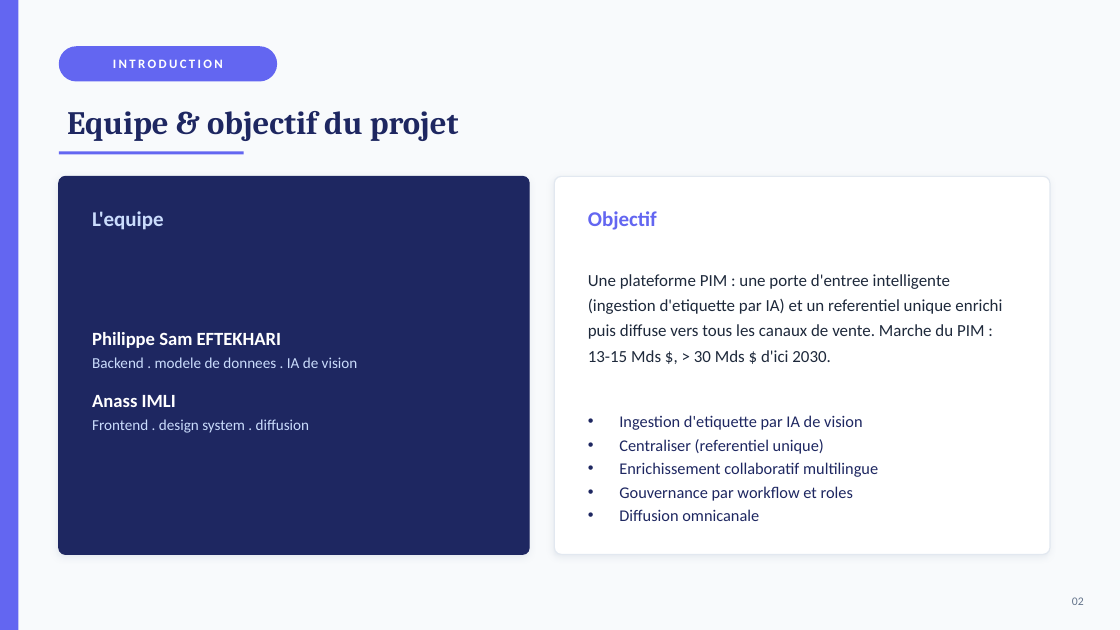
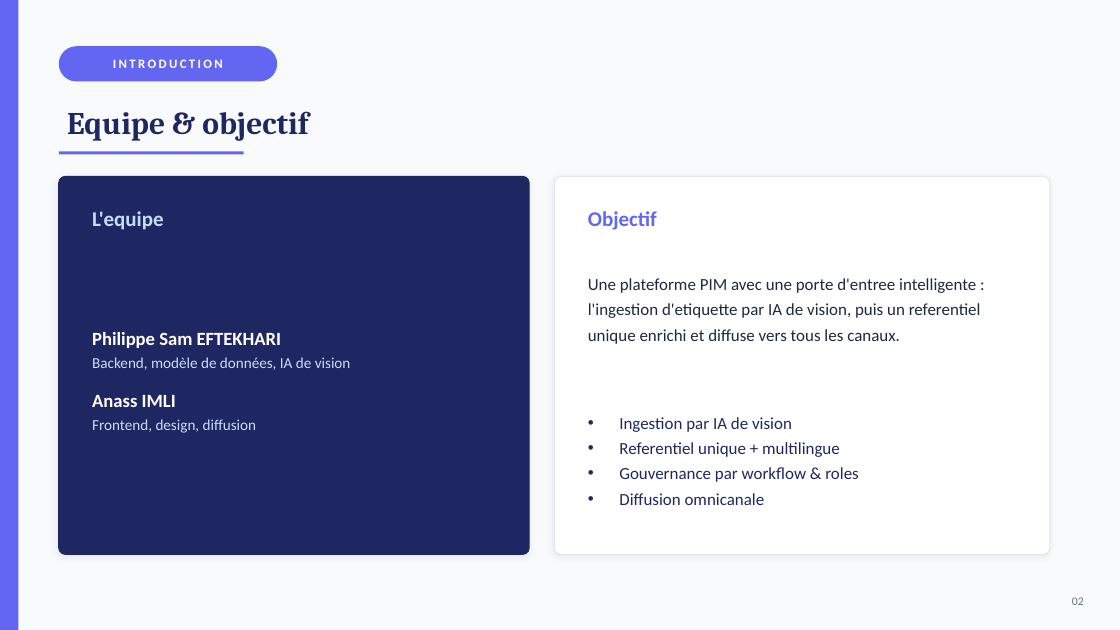
Before and after one commit to philippe-eftekhari/Projet-PIMP, a slide deck: slide 3 of presentation.pptx. Drawn at 1120x630 pixels with LibreOffice and Linux fonts; fonts in the diff are those of the drawing. Boxes give left, top, right and bottom in pixels: in the first picture for what was removed or moved away, otherwise in the second. Text is boxed around its words. In the diff, an @@ line names an element or a change of style, - is before the commit and + after.

```diff
--- a/presentation.pptx
+++ b/presentation.pptx
@@ text at [67, 111, 308, 141]: text changed; size 28 to 27 pt @@
-Equipe & objectif du projet
+Equipe & objectif
@@ text at [588, 278, 981, 344]: text changed @@
-Une plateforme PIM : une porte d'entree intelligente (ingestion d'etiquette par IA) et un referentiel unique enrichi puis diffuse vers tous les canaux de vente. Marche du PIM : 13-15 Mds $, > 30 Mds $ d'ici 2030.
+Une plateforme PIM avec une porte d'entree intelligente : l'ingestion d'etiquette par IA de vision, puis un referentiel unique enrichi et diffuse vers tous les canaux.
@@ text at [92, 357, 351, 370]: text changed @@
-Backend . modele de donnees . IA de vision
+Backend, modèle de données, IA de vision
@@ text at [92, 419, 256, 433]: text changed @@
-Frontend . design system . diffusion
+Frontend, design, diffusion
@@ text at [619, 417, 858, 482]: text changed; size 14 to 14.5 pt @@
-• Ingestion d'etiquette par IA de vision
-• Centraliser (referentiel unique)
-• Enrichissement collaboratif multilingue
-• Gouvernance par workflow et roles
+• Ingestion par IA de vision
+• Referentiel unique + multilingue
+• Gouvernance par workflow & roles
@@ text at [619, 493, 765, 505]: size 14 to 14.5 pt in "Diffusion omnicanale"; line spacing 1.2 to 1.25 @@
```
Also in this commit, not shown: 14 other slides changed, 5 slides removed, 6 other files.
